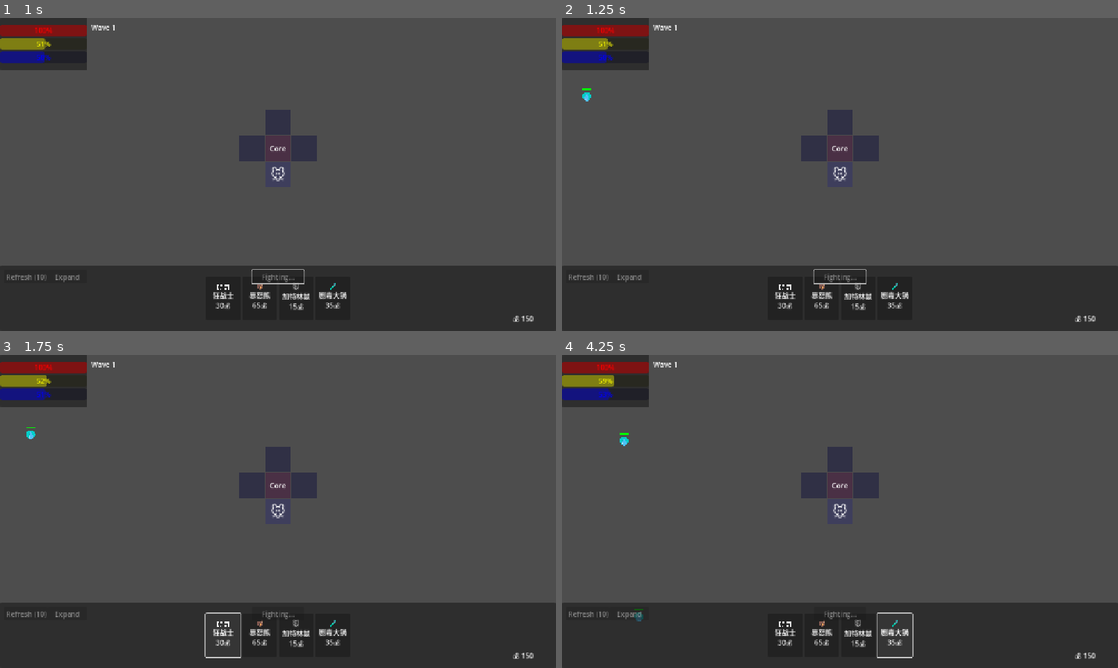
Above: before the commit, frames 1-4 (two rows, left to right).
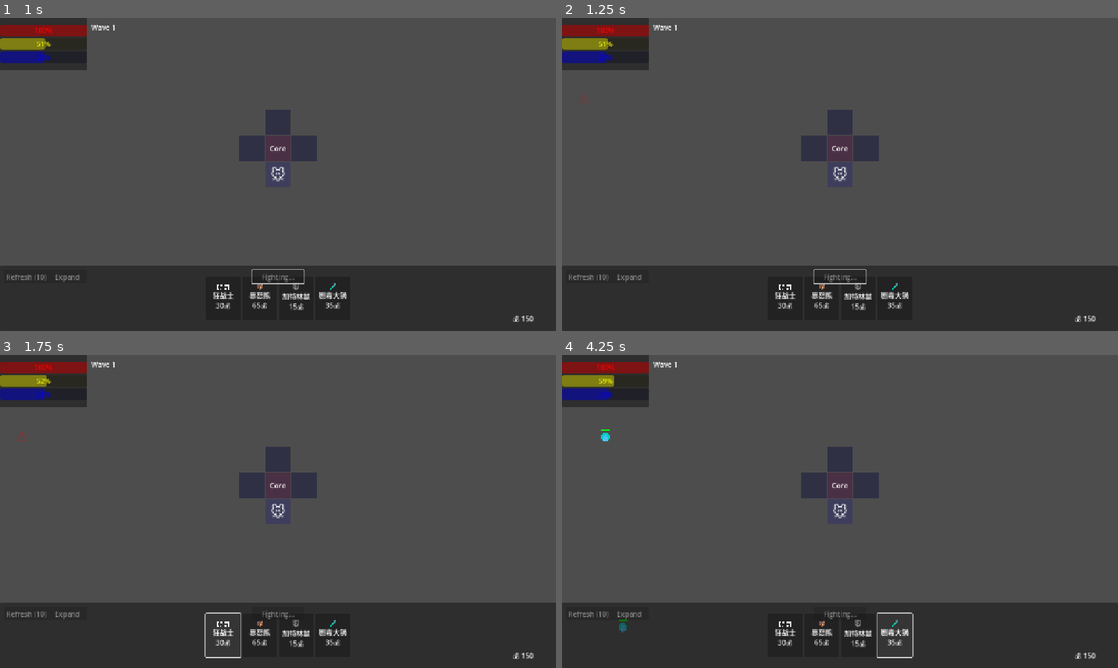
Above: after the commit, the same moments.

Repository: seekerzz/tower-html
Game: Godot game, scene res://src/Scenes/Game/MainGame.tscn
The game is run twice, just before and just after one commit, with the same random seed, the same clock (stepped at 60 frames per second) and the same inputs. The project has no main scene, so this scene is started directly.
Inputs:
- Up to frame 1 (1 s): click "Start Wave" at 0.5 s
- Up to frame 2 (1.25 s): no input
- Up to frame 3 (1.75 s): click "🗡️ 狂战士 30💰" at 1.25 s
- Up to frame 4 (4.25 s): click "🐻 暴怒熊 65💰" at 2 s; click "🐭 加特林鼠 15💰" at 2.75 s; click "🧪 剧毒大锅 35💰" at 3.5 s

Frame 1 is identical in both runs. In frame 2, less than 0.1% of the frame differs, in the area x 3-6%, y 22-28%; in frame 3, less than 0.1%; in frame 4, 0.2%, in the area x 7-15%, y 23-89%.

Commit message:
Implement enemy wall interactions and spawn warning system
- Enemy.gd: Add RayCast2D for detecting blocking walls (Wood/Stone) to stop and attack.
- Enemy.gd: Add overlap detection for trap walls (Mucus/Poison) to apply slow/poison effects.
- Enemy.tscn: Update collision mask to detect Barricades (Layer 1).
- CombatManager.gd: Refactor spawn_enemy to show '⚠️' warning label 1.5s before spawning.
- Add TestInteractions.tscn/gd for verifying these behaviors.

Diff:
--- a/src/Scenes/Game/Enemy.tscn
+++ b/src/Scenes/Game/Enemy.tscn
@@ -7,7 +7,7 @@
 
 [node name="Enemy" type="Area2D" groups=["enemies"]]
 collision_layer = 2
-collision_mask = 0
+collision_mask = 1
 script = ExtResource("1_enemy")
 
 [node name="CollisionShape2D" type="CollisionShape2D" parent="."]
--- /dev/null
+++ b/src/Scenes/Tests/TestInteractions.tscn
@@ -0,0 +1,18 @@
+[gd_scene load_steps=4 format=3]
+
+[ext_resource type="Script" path="res://src/Scripts/TestInteractions.gd" id="1"]
+[ext_resource type="Script" path="res://src/Scripts/GridManager.gd" id="2"]
+[ext_resource type="Script" path="res://src/Scripts/CombatManager.gd" id="3"]
+
+[node name="TestInteractions" type="Node2D"]
+script = ExtResource("1")
+
+[node name="GridManager" type="Node2D" parent="."]
+script = ExtResource("2")
+
+[node name="CombatManager" type="Node" parent="."]
+script = ExtResource("3")
+
+[node name="Camera2D" type="Camera2D" parent="."]
+position = Vector2(0, 0)
+zoom = Vector2(0.5, 0.5)
--- a/src/Scripts/CombatManager.gd
+++ b/src/Scripts/CombatManager.gd
@@ -39,13 +39,38 @@
 	var distance = 600 # Offscreen
 	var spawn_pos = GameManager.grid_manager.global_position + Vector2(cos(angle), sin(angle)) * distance
 
+	show_warning_indicator(spawn_pos)
+
+	enemies_to_spawn -= 1
+
+	# Schedule spawn
+	get_tree().create_timer(1.5).timeout.connect(func(): _spawn_enemy_at(spawn_pos))
+
+func show_warning_indicator(pos: Vector2):
+	var label = Label.new()
+	label.text = "⚠️"
+	label.add_theme_font_size_override("font_size", 32)
+	label.modulate = Color.RED
+	label.global_position = pos - Vector2(16, 16) # Center approx
+	add_child(label)
+
+	# Blink animation using Tween
+	var tween = create_tween().set_loops()
+	tween.tween_property(label, "modulate:a", 0.2, 0.2)
+	tween.tween_property(label, "modulate:a", 1.0, 0.2)
+
+	# Remove after 1.5s
+	get_tree().create_timer(1.5).timeout.connect(label.queue_free)
+
+func _spawn_enemy_at(pos: Vector2):
+	if !GameManager.is_wave_active: return # Avoid spawning if wave ended? Or just let it spawn.
+
 	var type_key = "slime" # Randomize later
 
 	var enemy = ENEMY_SCENE.instantiate()
 	enemy.setup(type_key, GameManager.wave)
-	enemy.global_position = spawn_pos
+	enemy.global_position = pos
 	add_child(enemy)
-	enemies_to_spawn -= 1
 
 func process_unit_combat(unit, tile, delta):
 	if unit.cooldown > 0: return
--- a/src/Scripts/Enemy.gd
+++ b/src/Scripts/Enemy.gd
@@ -8,6 +8,17 @@
 var slow_timer: float = 0.0
 
 var hit_flash_timer: float = 0.0
+
+var raycast: RayCast2D
+var attack_timer: float = 0.0
+var attacking_wall: Node = null
+var temp_speed_mod: float = 1.0
+
+func _ready():
+	raycast = RayCast2D.new()
+	raycast.enabled = true
+	raycast.collision_mask = 1 # StaticBody default layer
+	add_child(raycast)
 
 func setup(key: String, wave: int):
 	type_key = key
@@ -51,33 +62,68 @@
 
 	if slow_timer > 0:
 		slow_timer -= delta
-		# Speed is handled in movement logic
 
-	move_towards_core(delta)
+	temp_speed_mod = 1.0
+	check_traps(delta)
+
+	if attacking_wall and is_instance_valid(attacking_wall):
+		attack_wall_logic(delta)
+	else:
+		attacking_wall = null # Reset if invalid
+		move_towards_core(delta)
+
+func check_traps(delta):
+	var bodies = get_overlapping_bodies()
+	for b in bodies:
+		if b.get("type") and Constants.BARRICADE_TYPES.has(b.type):
+			var b_type = Constants.BARRICADE_TYPES[b.type].type
+			if b_type == "slow":
+				temp_speed_mod = 0.5
+			elif b_type == "poison":
+				take_damage(max_hp * 0.05 * delta)
+
+func attack_wall_logic(delta):
+	attack_timer -= delta
+	if attack_timer <= 0:
+		attacking_wall.take_damage(enemy_data.dmg)
+		attack_timer = 1.0
 
 func move_towards_core(delta):
-	var target_pos = GameManager.grid_manager.position # Core is at GridManager (0,0) usually?
-	# Wait, GridManager stores tiles. Core is at tile 0,0.
-	# We need the world position of tile 0,0.
-	# Assuming GridManager is at world origin or we get its global position.
+	if !GameManager.grid_manager: return
 
-	# Actually, the grid is centered at GridManager.position + Tile(0,0).position
-	# Tile(0,0) is at (0,0) local to GridManager.
-	# So we move towards GridManager.global_position.
+	var target = GameManager.grid_manager.global_position
+	var direction = (target - global_position).normalized()
 
-	if GameManager.grid_manager:
-		var target = GameManager.grid_manager.global_position
-		var direction = (target - global_position).normalized()
+	# Raycast Check
+	raycast.target_position = Vector2(enemy_data.radius + 15, 0)
+	raycast.rotation = direction.angle() - rotation # Adjust for local rotation if any
+	# Note: Enemy scene root usually doesn't rotate, but if it did, we'd need to account for it.
+	# Assuming Enemy rotation is 0.
+	raycast.global_rotation = direction.angle()
+	raycast.force_raycast_update()
 
-		var current_speed = speed
-		if slow_timer > 0: current_speed *= 0.5
+	if raycast.is_colliding():
+		var collider = raycast.get_collider()
+		if is_blocking_wall(collider):
+			attacking_wall = collider
+			attack_timer = 0.5 # First hit delay
+			return
 
-		position += direction * current_speed * delta
+	var current_speed = speed * temp_speed_mod
+	if slow_timer > 0: current_speed *= 0.5
 
-		var dist = global_position.distance_to(target)
-		if dist < 30: # Reached core
-			GameManager.damage_core(enemy_data.dmg)
-			queue_free()
+	position += direction * current_speed * delta
+
+	var dist = global_position.distance_to(target)
+	if dist < 30: # Reached core
+		GameManager.damage_core(enemy_data.dmg)
+		queue_free()
+
+func is_blocking_wall(node):
+	if node.get("type") and Constants.BARRICADE_TYPES.has(node.type):
+		var b_type = Constants.BARRICADE_TYPES[node.type].type
+		return b_type == "block" or b_type == "freeze"
+	return false
 
 func take_damage(amount: float):
 	hp -= amount
--- /dev/null
+++ b/src/Scripts/TestInteractions.gd
@@ -0,0 +1,177 @@
+extends Node2D
+
+@onready var grid_manager = $GridManager
+@onready var combat_manager = $CombatManager
+
+var current_step = 0
+var test_enemy
+var test_wall
+var test_passed = true
+
+func _ready():
+	# Manually start wave so CombatManager works
+	GameManager.is_wave_active = true
+
+	# Setup grid
+	grid_manager.create_initial_grid()
+
+	print("Starting Test Interactions...")
+	call_deferred("test_step_1")
+
+func test_step_1():
+	print("Step 1: Testing Wood Wall (Block)")
+	# 1. Place a wood barricade
+	# In real game, DrawManager places Barricades.
+	# We can manually instantiate one.
+
+	var wall_pos = Vector2(200, 0)
+	test_wall = create_barricade("wood", wall_pos)
+	_add_barricade_to_scene(test_wall, wall_pos, "wood")
+
+	# 2. Spawn enemy moving towards it
+	# Enemy moves towards GridManager (0,0)
+	# Spawn enemy at (400, 0), moving left towards (0,0)
+	# Wall is at (200, 0) in between.
+
+	var enemy_scene = load("res://src/Scenes/Game/Enemy.tscn")
+	test_enemy = enemy_scene.instantiate()
+	test_enemy.setup("slime", 1)
+	test_enemy.global_position = Vector2(400, 0)
+
+	# Ensure raycast is looking at wall.
+	# Enemy at (400, 0), Wall at (200, 0).
+	# Direction is Left (-1, 0).
+	# Raycast should be pointing Left.
+
+	add_child(test_enemy)
+
+	# Wait and check
+	get_tree().create_timer(2.0).timeout.connect(_check_step_1)
+
+func _check_step_1():
+	# Enemy should be stopped near wall
+	var dist = test_enemy.global_position.distance_to(test_wall.global_position)
+	print("Enemy Dist to Wall: ", dist)
+	print("Wall HP: ", test_wall.hp, "/", test_wall.max_hp)
+
+	if test_wall.hp < test_wall.max_hp:
+		print("Pass: Wall took damage.")
+	else:
+		print("Fail: Wall did not take damage.")
+		test_passed = false
+
+	# Clean up
+	test_enemy.queue_free()
+	test_wall.queue_free()
+
+	call_deferred("test_step_2")
+
+func test_step_2():
+	print("Step 2: Testing Mucus Wall (Slow)")
+
+	var wall_pos = Vector2(200, 0)
+	test_wall = create_barricade("mucus", wall_pos)
+	_add_barricade_to_scene(test_wall, wall_pos, "mucus")
+
+	var enemy_scene = load("res://src/Scenes/Game/Enemy.tscn")
+	test_enemy = enemy_scene.instantiate()
+	test_enemy.setup("slime", 1)
+	test_enemy.global_position = Vector2(400, 0)
+	add_child(test_enemy)
+
+	# Wait
+	get_tree().create_timer(2.0).timeout.connect(_check_step_2)
+
+func _check_step_2():
+	# Enemy should NOT stop, but be slower.
+	# Normal speed ~40. 2s -> moves 80. Pos: 320.
+	# With mucus, if it hit it, speed reduced.
+
+	# Since automated checking of speed reduction via position is tricky due to timing,
+	# we will just check if we didn't crash and enemy is still moving (not stopped).
+
+	var dist = test_enemy.global_position.distance_to(Vector2(0,0))
+	print("Enemy Dist to Core: ", dist)
+
+	# If it was blocked, it would be around 200 (wall pos).
+	# If it passed through, it should be closer to 0.
+	# Start 400. 2s travel. Speed 40. Dist 80. Pos 320.
+	# If slowed, it travelled LESS.
+
+	# But checking "not stopped" is key.
+	if test_enemy.attacking_wall == null:
+		print("Pass: Enemy ignored trap wall and kept moving.")
+	else:
+		print("Fail: Enemy stopped at trap wall.")
+		test_passed = false
+
+	test_enemy.queue_free()
+	test_wall.queue_free()
+
+	call_deferred("test_step_3")
+
+func test_step_3():
+	print("Step 3: Spawn Warning")
+	# Call spawn_enemy
+	combat_manager.enemies_to_spawn = 1
+	combat_manager.spawn_enemy()
+
+	# Check immediately for warning indicator
+	# CombatManager adds Label as child
+	var warning_found = false
+	for child in combat_manager.get_children():
+		if child is Label and child.text == "⚠️":
+			warning_found = true
+			break
+
+	if warning_found:
+		print("Pass: Warning indicator found.")
+	else:
+		print("Fail: Warning indicator not found.")
+		test_passed = false
+
+	# Wait for actual spawn (1.5s delay + margin)
+	get_tree().create_timer(1.7).timeout.connect(_check_step_3_spawn)
+
+func _check_step_3_spawn():
+	# Check if enemy spawned
+	# CombatManager calls add_child(enemy) on itself
+	var enemy_found = false
+	for child in combat_manager.get_children():
+		if child.has_method("move_towards_core"): # Rough check for Enemy
+			enemy_found = true
+			break
+
+	if enemy_found:
+		print("Pass: Enemy spawned after delay.")
+	else:
+		print("Fail: Enemy did not spawn.")
+		test_passed = false
+
+	if test_passed:
+		print("ALL TESTS PASSED")
+	else:
+		print("SOME TESTS FAILED")
+
+	get_tree().quit()
+
+func create_barricade(type, pos):
+	var scene = load("res://src/Scenes/Game/Barricade.tscn")
+	var b = scene.instantiate()
+
+	# We need to add it to tree so onready vars work, OR we modify Barricade.gd to not use onready for init
+	# Adding to tree first is safer for onready usage.
+	# But we usually init before adding to tree?
+	# If we add to tree, _ready is called.
+
+	# If we call init before adding to tree, onready vars are null.
+	# The proper Godot way with onready is to access vars in _ready or after adding to tree.
+	# BUT `init` sets properties on `line_2d`.
+
+	# I will add to child first, then init.
+	return b
+
+func _add_barricade_to_scene(b, pos, type):
+	add_child(b)
+	b.init(pos + Vector2(0, -30), pos + Vector2(0, 30), type)
+	return b
